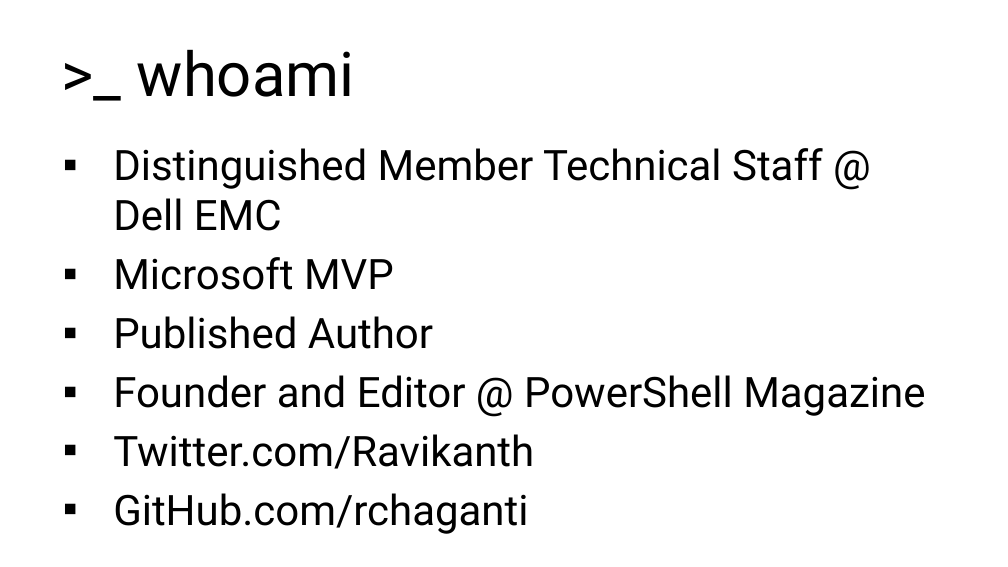
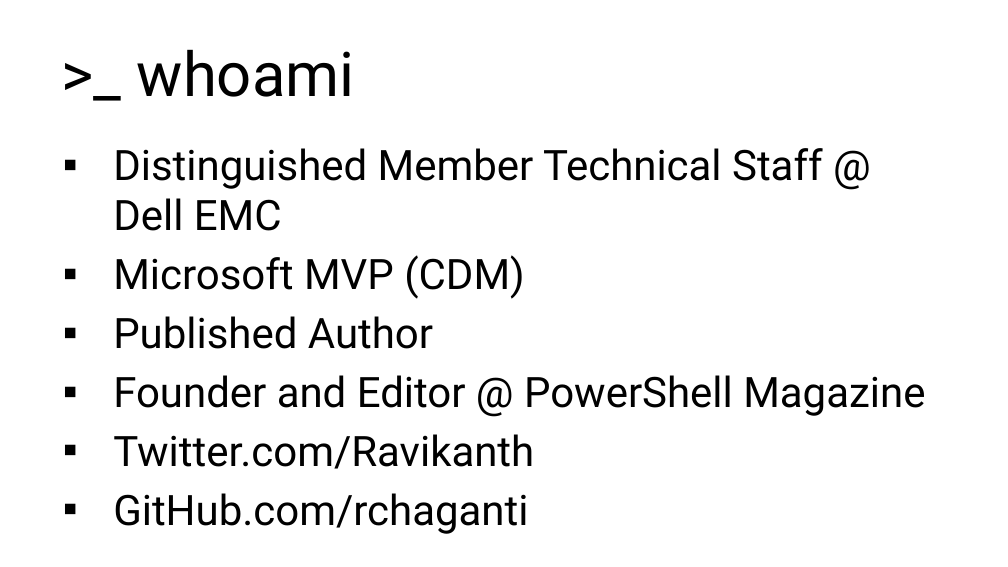
Before and after one commit to rchaganti/Presentations, a slide deck: slide 3 of ExpertsLiveIN2019/AzureAtTheCommandLine-Ravikanth.pptx. Drawn at 1008x567 pixels with LibreOffice and Linux fonts; fonts in the diff are those of the drawing; background and template pictures are left out. Boxes give left, top, right and bottom in pixels: in the first picture for what was removed or moved away, otherwise in the second. Text is boxed around its words. In the diff, an @@ line names an element or a change of style, - is before the commit and + after.

```diff
--- a/ExpertsLiveIN2019/AzureAtTheCommandLine-Ravikanth.pptx
+++ b/ExpertsLiveIN2019/AzureAtTheCommandLine-Ravikanth.pptx
@@ text at bbox=[113, 255, 524, 299]: text changed @@
-▪ Microsoft MVP
+▪ Microsoft MVP (CDM)
```
Also in this commit, not shown: 7 slides added, 1 other file.
